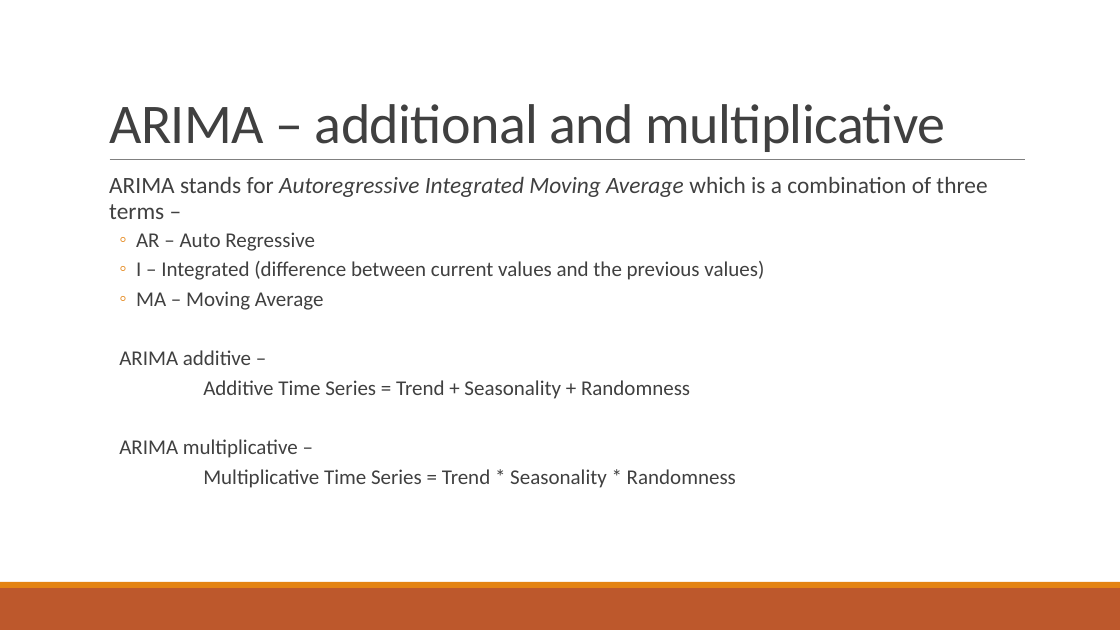
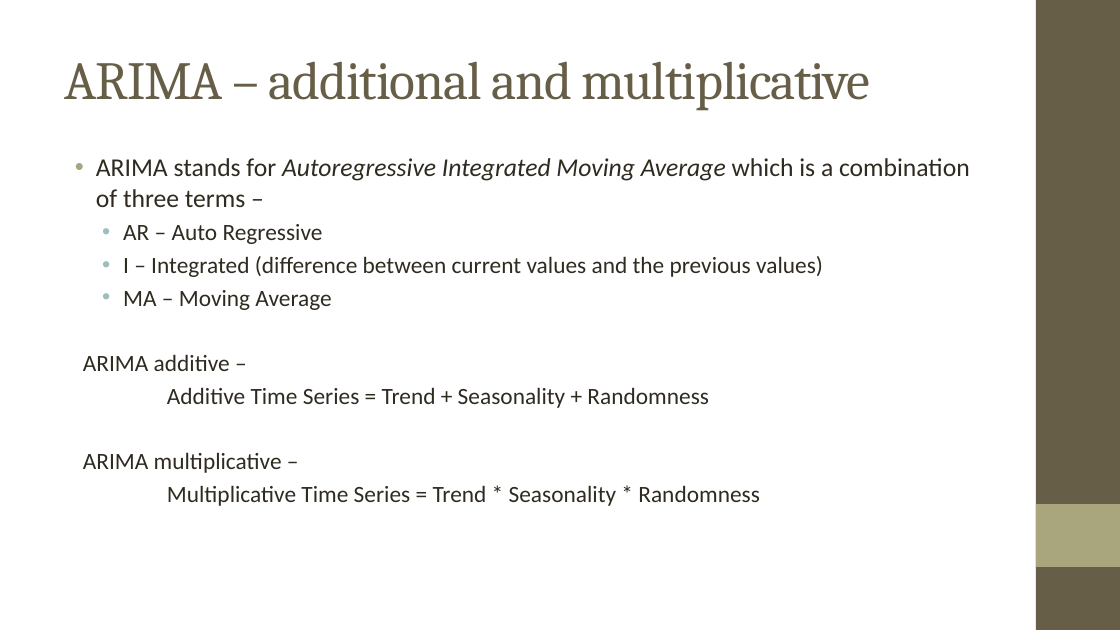
Before and after one commit to ForkedRepositories/Indian-Trade-Data-Analysis-and-Forecasting, a slide deck: slide 11 of Documents/Final Thesis/Indian Trade Analysis and Forecasting.pptx. Drawn at 1120x630 pixels with LibreOffice and Linux fonts; fonts in the diff are those of the drawing; background and template pictures are left out. Boxes give left, top, right and bottom in pixels: in the first picture for what was removed or moved away, otherwise in the second. Text is boxed around its words. In the diff, an @@ line names an element or a change of style, - is before the commit and + after.

```diff
--- a/Documents/Final Thesis/Indian Trade Analysis and Forecasting.pptx
+++ b/Documents/Final Thesis/Indian Trade Analysis and Forecasting.pptx
@@ title "ARIMA – additional and multiplicative": place and size @@
-title "ARIMA – additional and multiplicative" at [109, 104, 946, 152]
+title "ARIMA – additional and multiplicative" at [64, 61, 870, 111]
@@ title "ARIMA – additional and multiplicative" at [64, 61, 870, 111]: size 48 to 46 pt, font Calibri to Cambria, text colour #404040 to #675E47, letter spacing -0.5 to -1 pt; line spacing 0.85 to 1; vertical alignment bottom to middle @@
@@ rectangle added at [1036, 0, 1120, 630], fill #675E47 @@
@@ text "ARIMA stands for Autoregressive Integrated ...": place and size @@
-text "ARIMA stands for Autoregressive Integrated ..." at [109, 177, 987, 488]
+text "ARIMA stands for Autoregressive Integrated ..." at [83, 158, 970, 506]
@@ text "ARIMA stands for Autoregressive Integrated ..." at [83, 158, 970, 506]: size 20 to 22 pt in "ARIMA stands for Autoregressive Integrated Moving Average ..."; text colour #404040 to #2F2B20; size 18 to 20 pt in "AR – Auto Regressive", "I – Integrated (difference between current values ...", "MA – Moving Average", "ARIMA additive –" and 3 more places; bullet   to •; line spacing 0.9 to 1; less space between paragraphs; bullet colour #E48312 to #A9A57C; bullet ◦ to •; bullet colour #E48312 to #9CBEBD @@
@@ line removed from (110, 160) to (1026, 160) @@
@@ rectangle added at [1036, 504, 1120, 567], fill #A9A57C @@
@@ rectangle removed at [0, 588, 1120, 630] @@
@@ rectangle removed at [0, 582, 1120, 588] @@
```
Also in this commit, not shown: 10 other slides changed, 7 slides added, 3 slides removed.
